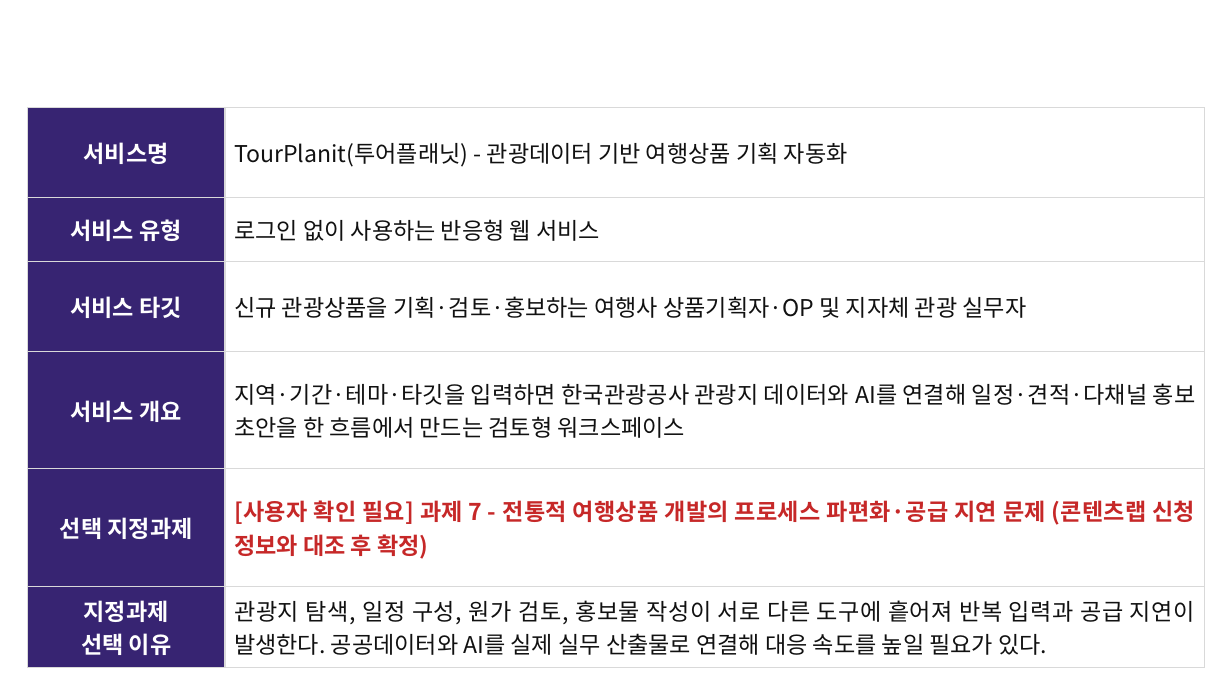
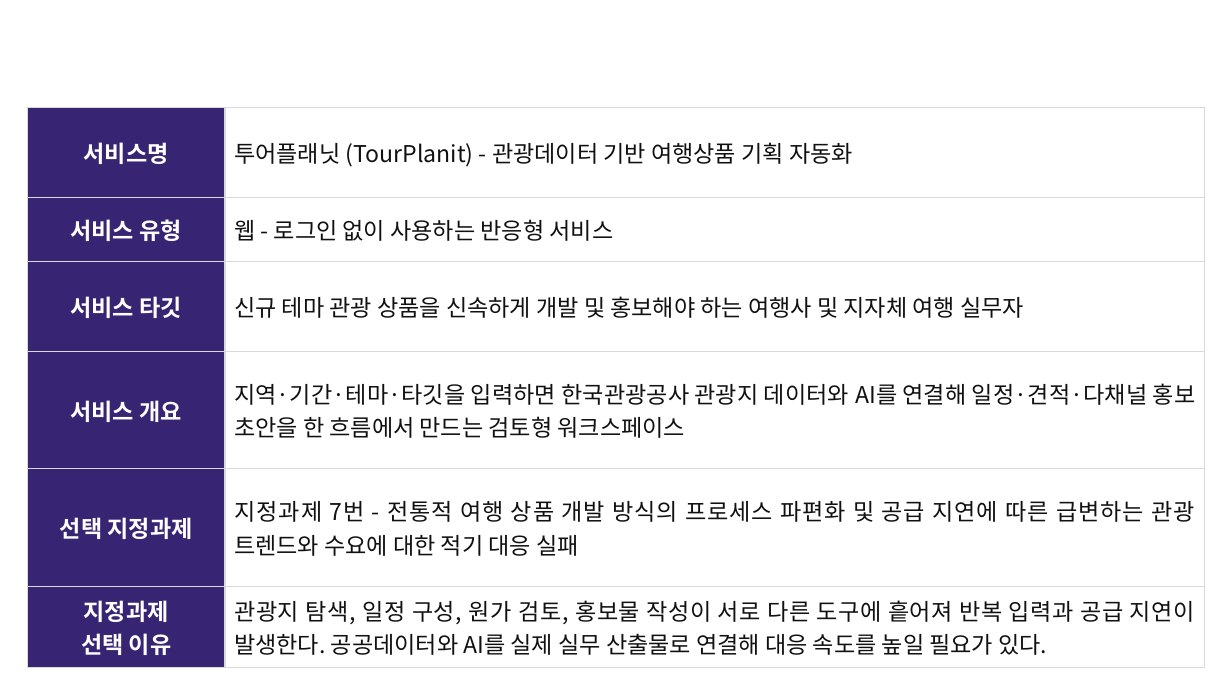
Before and after one commit to wapplekorea/tourplanit, a slide deck: slide 2 of submission-package/2026-08-12/2026_웹앱구현_TourPlanit_기능설명서_작성본_v1.0_2026-08-12.pptx. Drawn at 1232x693 pixels with LibreOffice and Linux fonts; fonts in the diff are those of the drawing; background and template pictures are left out. Boxes give left, top, right and bottom in pixels: in the first picture for what was removed or moved away, otherwise in the second. Text is boxed around its words. In the diff, an @@ line names an element or a change of style, - is before the commit and + after.

Commit message:
docs: finalize TourPlanit challenge seven submission

```diff
--- a/submission-package/2026-08-12/2026_웹앱구현_TourPlanit_기능설명서_작성본_v1.0_2026-08-12.pptx
+++ b/submission-package/2026-08-12/2026_웹앱구현_TourPlanit_기능설명서_작성본_v1.0_2026-08-12.pptx
@@ table at (x1=28, y1=108, x2=1205, y2=679) @@
-row 1, column 2: TourPlanit(투어플래닛) - 관광데이터 기반 여행상품 기획 자동화
+row 1, column 2: 투어플래닛 (TourPlanit) - 관광데이터 기반 여행상품 기획 자동화
-row 2, column 2: 로그인 없이 사용하는 반응형 웹 서비스
+row 2, column 2: 웹 - 로그인 없이 사용하는 반응형 서비스
-row 3, column 2: 신규 관광상품을 기획·검토·홍보하는 여행사 상품기획자·OP 및 지자체 관광 실무자
+row 3, column 2: 신규 테마 관광 상품을 신속하게 개발 및 홍보해야 하는 여행사 및 지자체 여행 실무자
-row 5, column 2: [사용자 확인 필요] 과제 7 - 전통적 여행상품 개발의 프로세스 파편화·공급 지연 문제 (콘텐츠랩 신청 정보와 대조 후 확정)
+row 5, column 2: 지정과제 7번 - 전통적 여행 상품 개발 방식의 프로세스 파편화 및 공급 지연에 따른 급변하는 관광 트렌드와 수요에 대한 적기 대응 실패
```
Also in this commit, not shown: 4 other slides changed, 6 other files.
